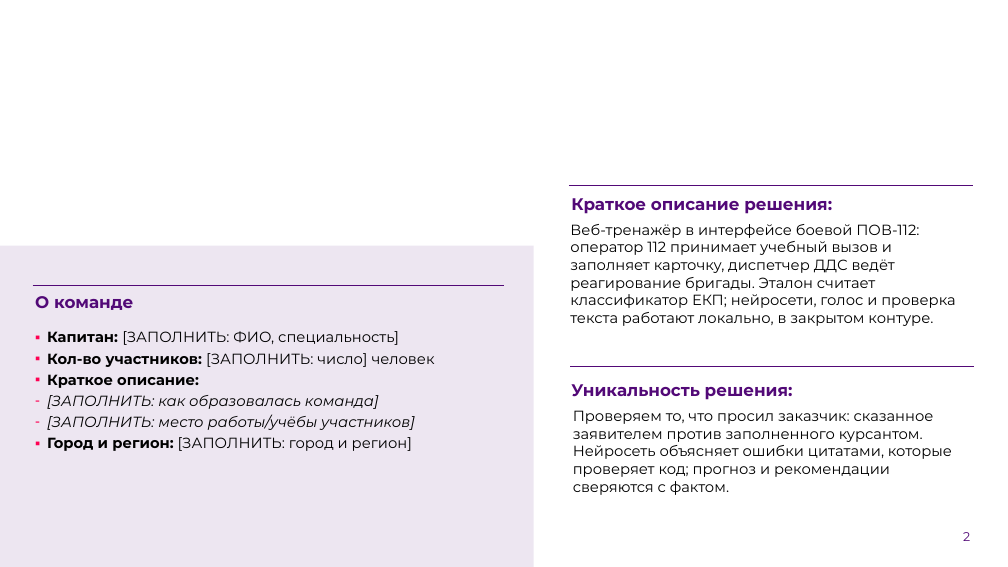
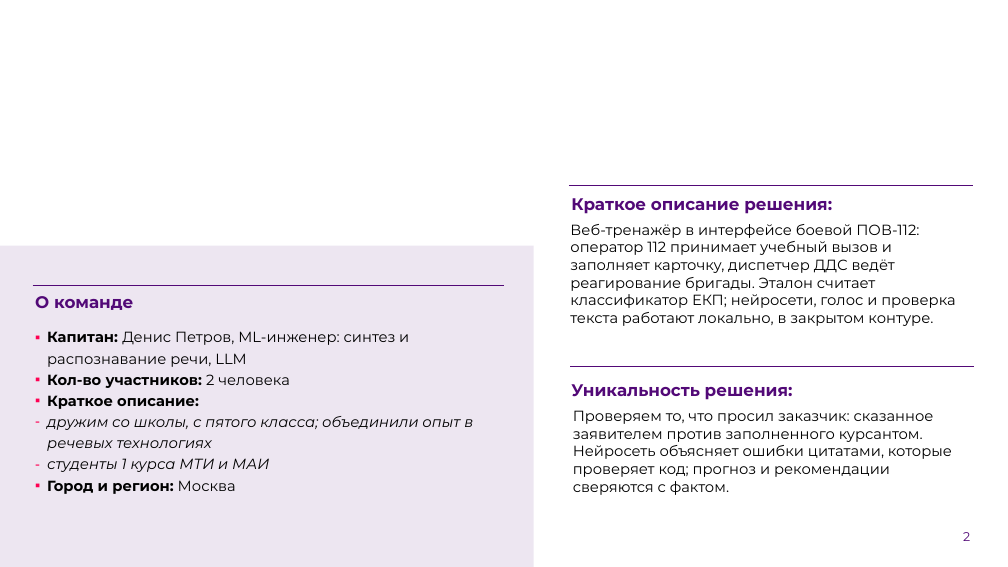
Before and after one commit to Den4ikAI/arm112-trainer_final, a slide deck: slide 2 of docs/презентация.pptx. Drawn at 1008x567 pixels with LibreOffice and Linux fonts; fonts in the diff are those of the drawing; background and template pictures are left out. Boxes give left, top, right and bottom in pixels: in the first picture for what was removed or moved away, otherwise in the second. Text is boxed around its words. In the diff, an @@ line names an element or a change of style, - is before the commit and + after.

```diff
--- a/docs/презентация.pptx
+++ b/docs/презентация.pptx
@@ text at (47, 331, 409, 388): text changed @@
-▪ Капитан: [ЗАПОЛНИТЬ: ФИО, специальность]
-▪ Кол-во участников: [ЗАПОЛНИТЬ: число] человек
+▪ Капитан: Денис Петров, ML-инженер: синтез и распознавание речи, LLM
+▪ Кол-во участников: 2 человека
@@ text at (47, 416, 473, 494): text changed @@
-– [ЗАПОЛНИТЬ: как образовалась команда]
-– [ЗАПОЛНИТЬ: место работы/учёбы участников]
-▪ Город и регион: [ЗАПОЛНИТЬ: город и регион]
+– дружим со школы, с пятого класса; объединили опыт в речевых технологиях
+– студенты 1 курса МТИ и МАИ
+▪ Город и регион: Москва
```
Also in this commit, not shown: 2 other slides changed, 1 slide added, 1 slide removed, 4 other files.
